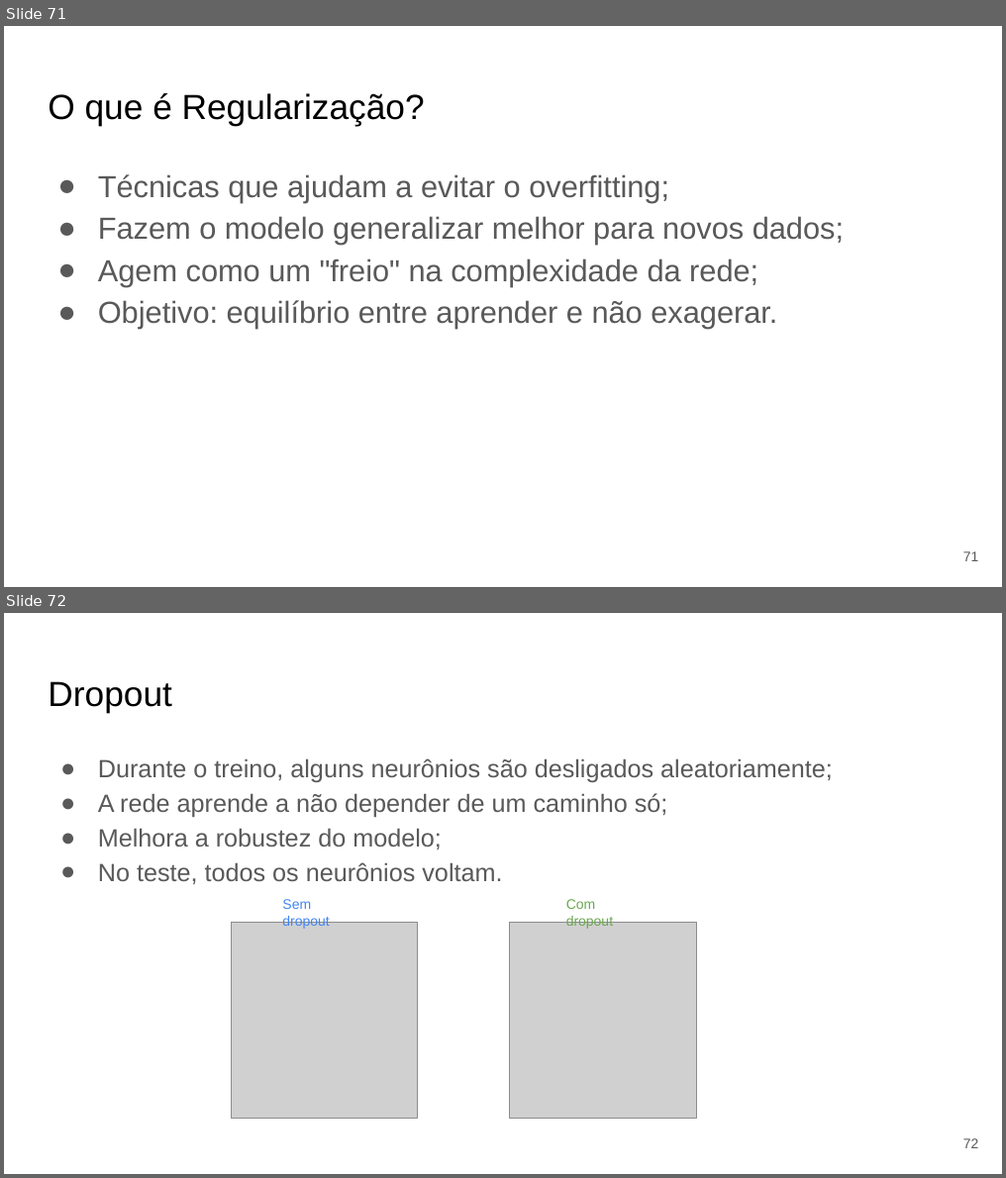
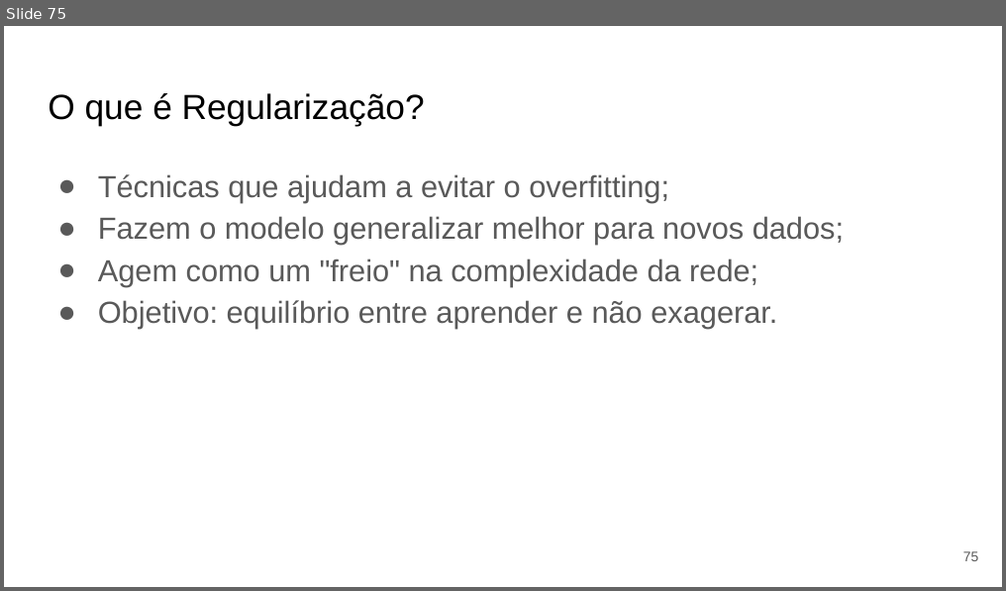
Before and after one commit to Redes-Neurais-2025-1/G5_DescidasGradiente_Fitting_Regularizacao, a slide deck: documentos/apresentacao.pptx. Shown one above the other, each under a label of ours: slides 71 and 72 before the commit, slide 75 after it. The pictures are 1006x1178 and 1006x591 pixels, drawn with LibreOffice and Linux fonts; fonts in the diff are those of the drawing; grey boxes stand for pictures. Boxes give left, top, right and bottom in pixels: in the first picture for what was removed or moved away, otherwise in the second. Text is boxed around its words. In the diff, an @@ line names an element or a change of style, - is before the commit and + after.

```diff
--- a/documentos/apresentacao.pptx
+++ b/documentos/apresentacao.pptx
@@ slide 72 removed at [4, 613, 1002, 1174], background #FFFFFF @@
@@ title removed at [48, 681, 171, 712] @@
-Dropout
@@ text removed at [98, 759, 833, 884] @@
-● Durante o treino, alguns neurônios são desligados aleatoriamente;
-● A rede aprende a não depender de um caminho só;
-● Melhora a robustez do modelo;
-● No teste, todos os neurônios voltam.
@@ text removed at [282, 899, 329, 929] @@
-Sem dropout
@@ text removed at [566, 899, 613, 929] @@
-Com dropout
@@ picture removed at [231, 922, 417, 1118] @@
@@ picture removed at [510, 922, 697, 1118] @@
@@ page number removed at [963, 1139, 979, 1149] @@
-72
@@ what was slide 71 is now slide 75 @@
@@ page number at [963, 552, 979, 562]: text changed @@
-71
+75
```
Also in this commit, not shown: 24 slides changed, 14 slides added, 3 other slides removed, 1 other file.
